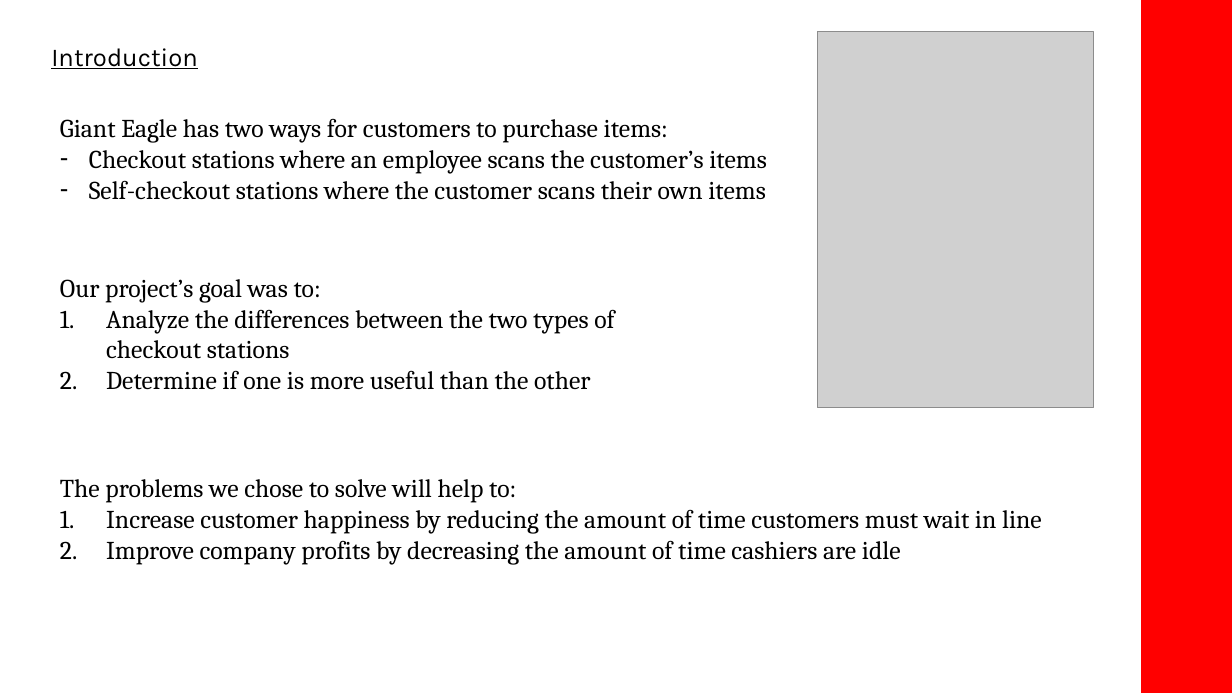
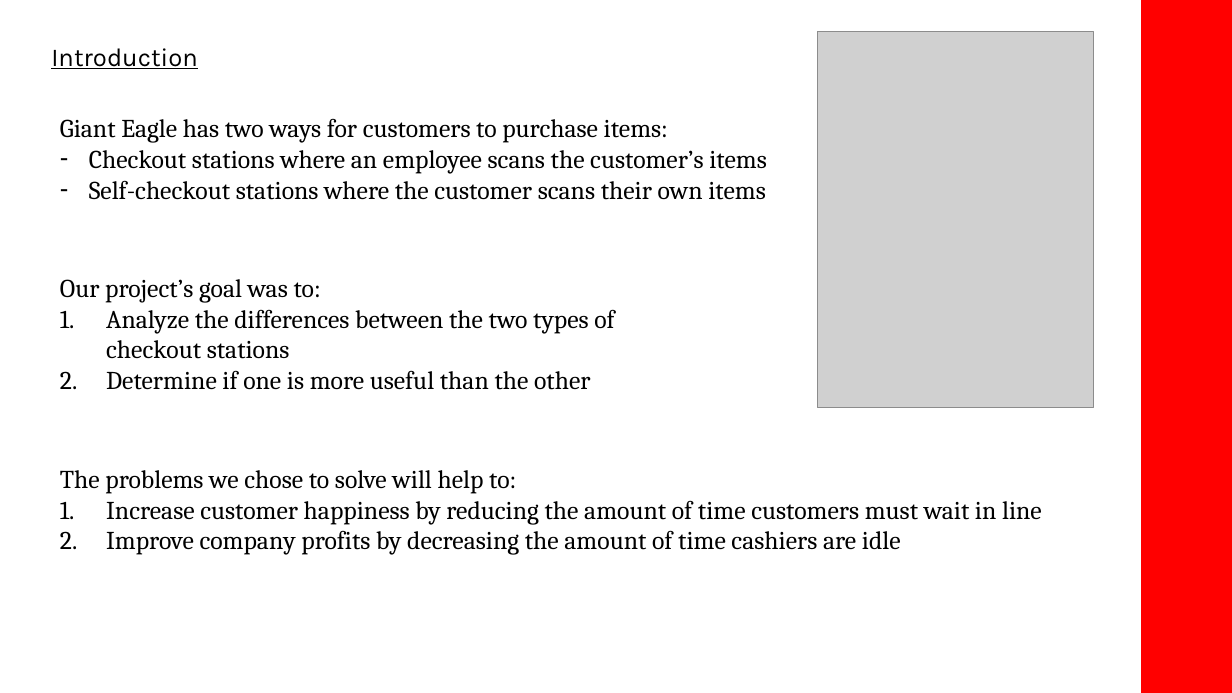
Before and after one commit to adn17/CS1538-Final-Project-Giant-Eagle, a slide deck: slide 2 of 1538_Powerpoint.pptx. Drawn at 1232x693 pixels with LibreOffice and Linux fonts; fonts in the diff are those of the drawing; grey boxes stand for pictures. Boxes give left, top, right and bottom in pixels: in the first picture for what was removed or moved away, otherwise in the second. Text is boxed around its words. In the diff, an @@ line names an element or a change of style, - is before the commit and + after.

```diff
--- a/1538_Powerpoint.pptx
+++ b/1538_Powerpoint.pptx
@@ text "The problems we chose to ...": place and size @@
-text "The problems we chose to ..." at [60,479,1042,564]
+text "The problems we chose to ..." at [60,470,1042,555]
```
Also in this commit, not shown: 1 other slide changed.
